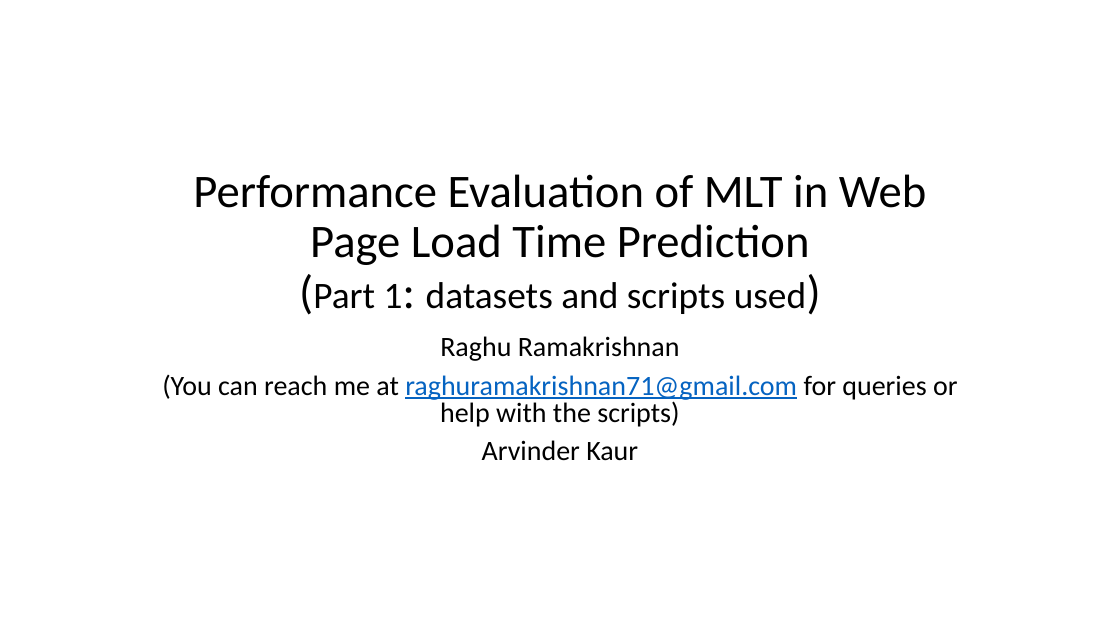
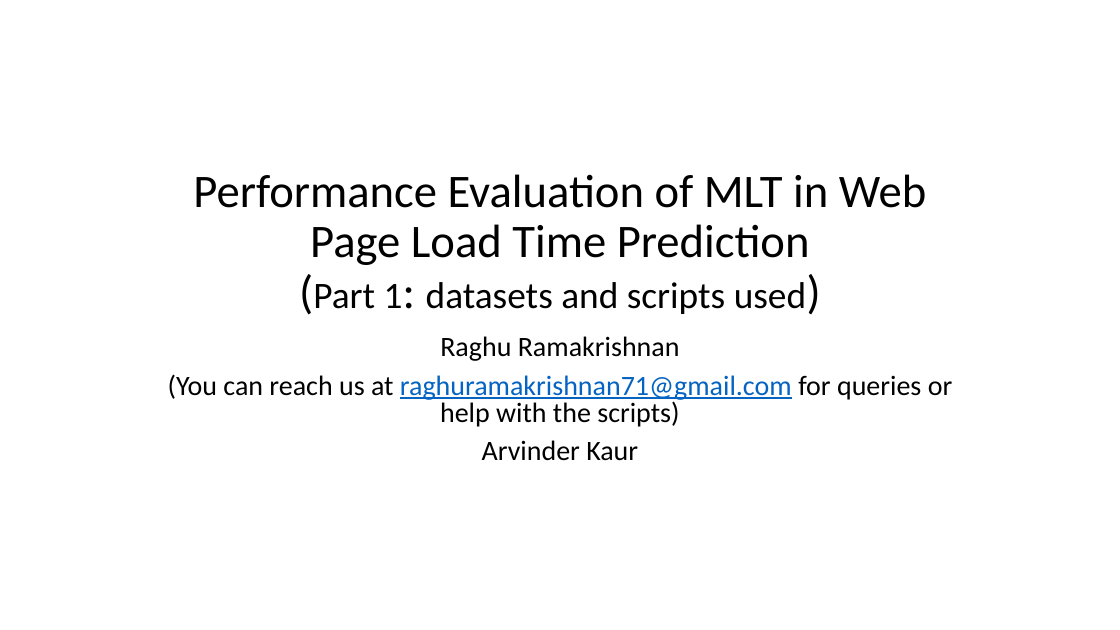
Before and after one commit to predmodelswebpage/mlt, a slide deck: slide 1 of Performance Evaluation of MLT in Web Page Load Time Prediction - Datasets and Scripts.pptx. Drawn at 1120x630 pixels with LibreOffice and Linux fonts; fonts in the diff are those of the drawing. Boxes give left, top, right and bottom in pixels: in the first picture for what was removed or moved away, otherwise in the second. Text is boxed around its words. In the diff, an @@ line names an element or a change of style, - is before the commit and + after.

```diff
--- a/Performance Evaluation of MLT in Web Page Load Time Prediction - Datasets and Scripts.pptx
+++ b/Performance Evaluation of MLT in Web Page Load Time Prediction - Datasets and Scripts.pptx
@@ subtitle at [168, 374, 953, 427]: text changed @@
-(You can reach me at raghuramakrishnan71@gmail.com for queries or help with the scripts)
+(You can reach us at raghuramakrishnan71@gmail.com for queries or help with the scripts)
```
Also in this commit, not shown: 8 other slides changed, 2 slides added, 1 other file.
